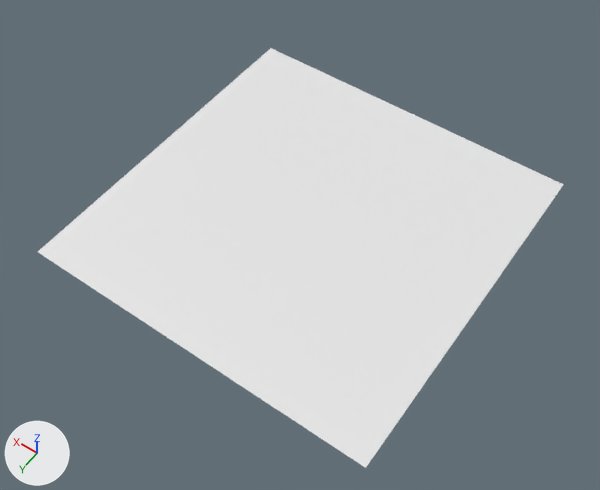
Renders of the Blender file Modelos/Laberinto/laberinto.blend from each side of a commit.
One viewpoint serves both versions: a 50 mm camera at (-19.3, 28.0, 40.6) aimed at (-0.6, 1.9, -0.4). The lights are fixed; the arrows at lower left show +X, +Y and +Z. Materials are left out; every surface is plain grey.

Before the edit, the objects in view are built like this:
```python
me_plano = bpy.data.meshes.new('Plano')
me_plano.from_pydata([(-1.0, -1.0, 0.0), (1.0, -1.0, 0.0), (-1.0, 1.0, 0.0), (1.0, 1.0, 0.0)], [], [(0, 1, 3, 2)])
ob_plano = bpy.data.objects.new('Plano', me_plano)
ob_plano.location = (0.0, 0.0, 0.0)
ob_plano.scale = (12.0, 12.0, 12.0)
```
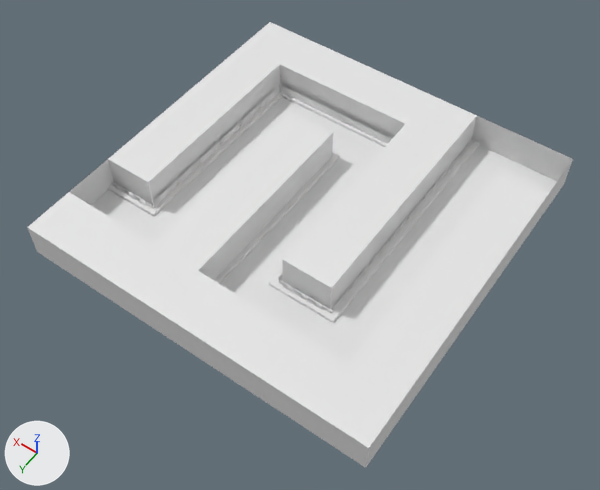
Commit message: Modificaciones a Laberinto

Pixel boxes [x1, y1, x2, y2] of what changed, in the pictures (600 x 490 px):
'Plano', reshaped (6% taller)
    before: [38, 48, 564, 468]
    after: [27, 22, 573, 468]
'grass-g781ea2e7e_640', added
    after: [280, 85, 392, 144]
'grass-g781ea2e7e_640.002', added
    after: [156, 88, 278, 205]
'grass-g781ea2e7e_640.001', added
    after: [278, 169, 448, 307]
'grasses-g2b76874e8_640', added
    after: [112, 184, 324, 311]
'celandine-g9fffe41e2_640', added
    after: [111, 182, 331, 313]
part 1 of me_plano, added
    after: [27, 22, 573, 468]

The change, as a list of edits to the scene's bpy script:
```text
Change me_plano:
    used by ob_plano; location = (0.0, 0.0, 0.0); scale = (12.0, 12.0, 12.0)
    remove me_plano.from_pydata(...)  # 4 vertices, 1 face; spans x -1.0..1.0, y -1.0..1.0, z 0.0
    add me_plano.from_pydata(...)  # 999 vertices, 795 faces, 1 loose edge; spans x -1.0..1.0, y -1.0..1.0, z 0.0..0.2
    me_plano part 1: 995 vertices added at x -1.0..1.0, y -1.0..1.0, z 0.0..0.2
Add me_grasses_g2b76874e8_640:
    me_grasses_g2b76874e8_640.from_pydata(...)  # 48 vertices, 12 faces; spans x -35.1..6.9, y -0.5..0.5, z 0.0
Add me_grass_g781ea2e7e_640:
    me_grass_g781ea2e7e_640.from_pydata(...)  # 20 vertices, 5 faces; spans x -1.0..9.0, y -0.5..0.5, z 0.0
Add me_grass_g781ea2e7e_640_002:
    me_grass_g781ea2e7e_640_002.from_pydata(...)  # 24 vertices, 6 faces; spans x -1.0..12.0, y -0.5..0.5, z 0.0
Add me_celandine_g9fffe41e2_640:
    me_celandine_g9fffe41e2_640.from_pydata(...)  # 16 vertices, 4 faces; spans x -0.42..0.42, y -5.6..0.5, z 0.0
Add me_grass_g781ea2e7e_640_001:
    me_grass_g781ea2e7e_640_001.from_pydata(...)  # 192 vertices, 48 faces; spans x -51.6..2.0, y -0.5..0.5, z 0.0..15.0
Add ob_grasses_g2b76874e8_640:
    ob_grasses_g2b76874e8_640 = bpy.data.objects.new('grasses-g2b76874e8_640', me_grasses_g2b76874e8_640)
    ob_grasses_g2b76874e8_640.location = (9.08, 5.44, 0.22)
    ob_grasses_g2b76874e8_640.rotation_euler = (1.571, 0.0, 0.0)  # degrees (90, 0, 0)
    ob_grasses_g2b76874e8_640.scale = (0.399, 0.399, 0.399)
Add ob_grass_g781ea2e7e_640:
    ob_grass_g781ea2e7e_640 = bpy.data.objects.new('grass-g781ea2e7e_640', me_grass_g781ea2e7e_640)
    ob_grass_g781ea2e7e_640.location = (-0.63, -8.29, 0.36)
    ob_grass_g781ea2e7e_640.rotation_euler = (1.571, 0.0, 0.0)  # degrees (90, 0, 0)
Add ob_grass_g781ea2e7e_640_002:
    ob_grass_g781ea2e7e_640_002 = bpy.data.objects.new('grass-g781ea2e7e_640.002', me_grass_g781ea2e7e_640_002)
    ob_grass_g781ea2e7e_640_002.location = (8.39, -6.98, 0.29)
    ob_grass_g781ea2e7e_640_002.rotation_euler = (1.571, 0.0, 1.571)  # degrees (90, 0, 90)
Add ob_celandine_g9fffe41e2_640:
    ob_celandine_g9fffe41e2_640 = bpy.data.objects.new('celandine-g9fffe41e2_640', me_celandine_g9fffe41e2_640)
    ob_celandine_g9fffe41e2_640.location = (-4.99, 5.35, 0.22)
    ob_celandine_g9fffe41e2_640.rotation_euler = (1.571, -1.571, 0.0)  # degrees (90, -90, 0)
    ob_celandine_g9fffe41e2_640.scale = (0.608, 0.608, 0.608)
    _m = ob_celandine_g9fffe41e2_640.modifiers.new('Repetir', 'ARRAY')
    _m.relative_offset_displace = (0.0, -3.7, 0.0)
Add ob_grass_g781ea2e7e_640_001:
    ob_grass_g781ea2e7e_640_001 = bpy.data.objects.new('grass-g781ea2e7e_640.001', me_grass_g781ea2e7e_640_001)
    ob_grass_g781ea2e7e_640_001.location = (-1.4, -8.01, 0.28)
    ob_grass_g781ea2e7e_640_001.rotation_euler = (1.571, 0.0, -1.571)  # degrees (90, 0, -90)
    ob_grass_g781ea2e7e_640_001.scale = (0.255, 0.255, 0.255)
```
